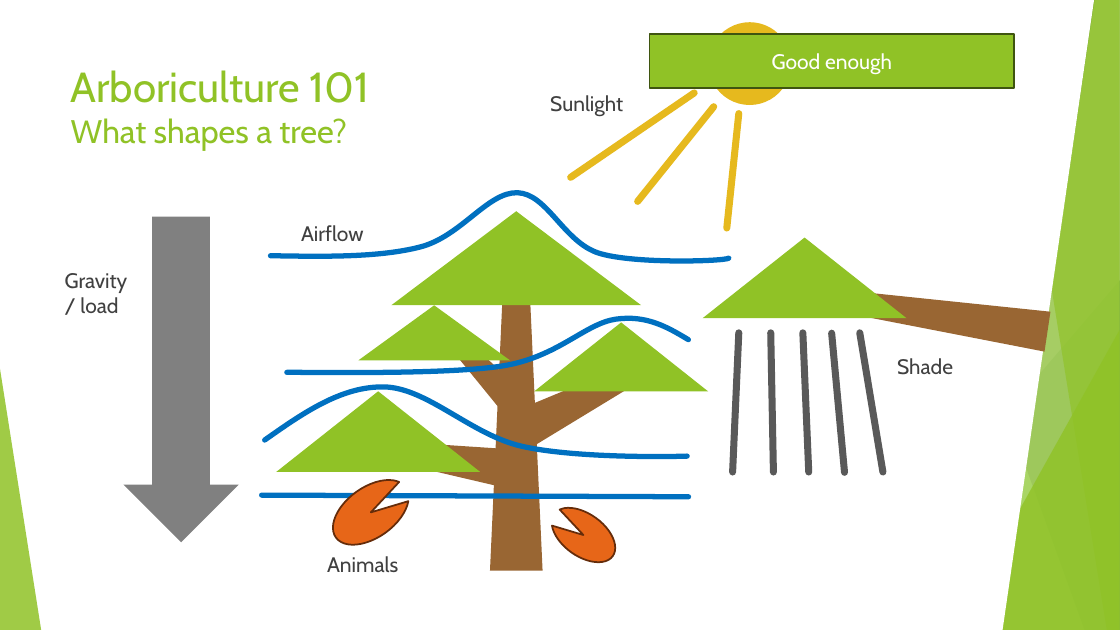
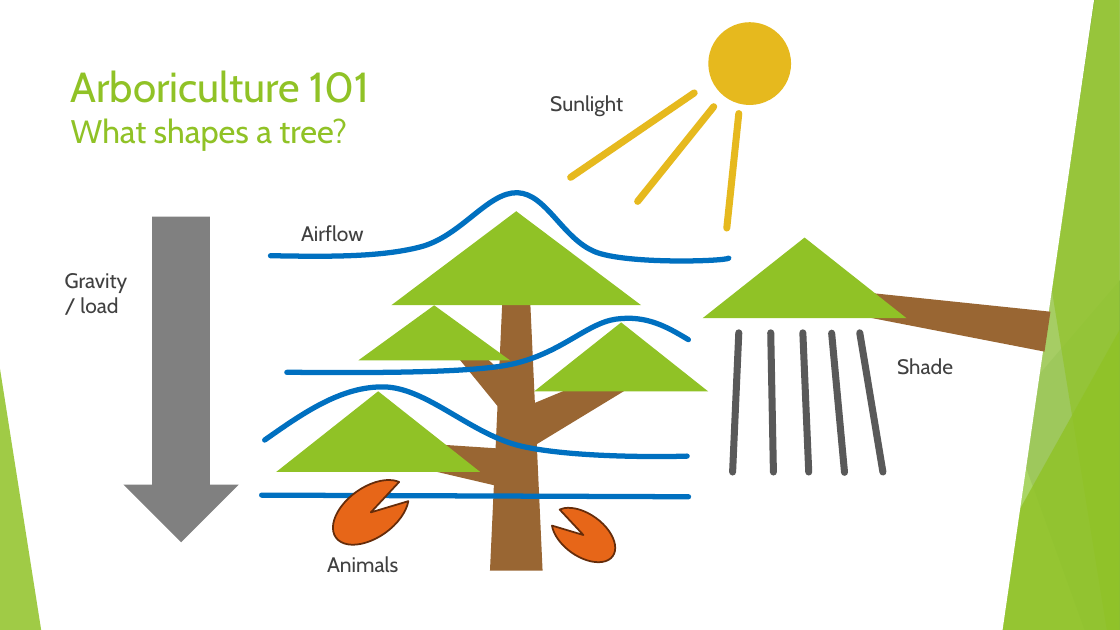
Before and after one commit to AlexLabram/Bonsai, a slide deck: slide 11 of Courseware/Bonsai On A Budget (running).pptx. Drawn at 1120x630 pixels with LibreOffice and Linux fonts; fonts in the diff are those of the drawing. Boxes give left, top, right and bottom in pixels: in the first picture for what was removed or moved away, otherwise in the second. Text is boxed around its words. In the diff, an @@ line names an element or a change of style, - is before the commit and + after.

```diff
--- a/Courseware/Bonsai On A Budget (running).pptx
+++ b/Courseware/Bonsai On A Budget (running).pptx
@@ rectangle removed at (649,34,1014,88) @@
-Good enough
```
Also in this commit, not shown: 12 other slides changed, 1 other file.
